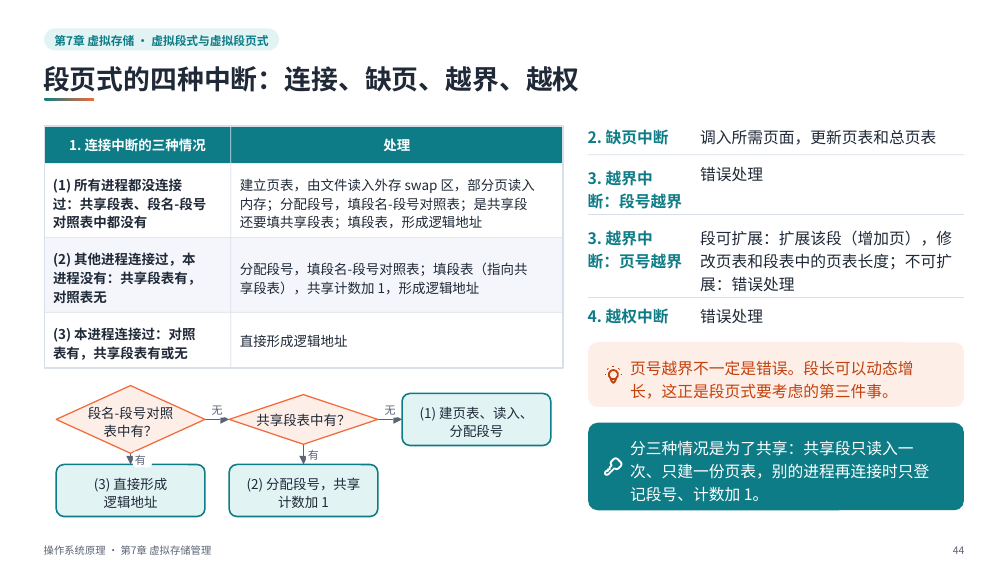
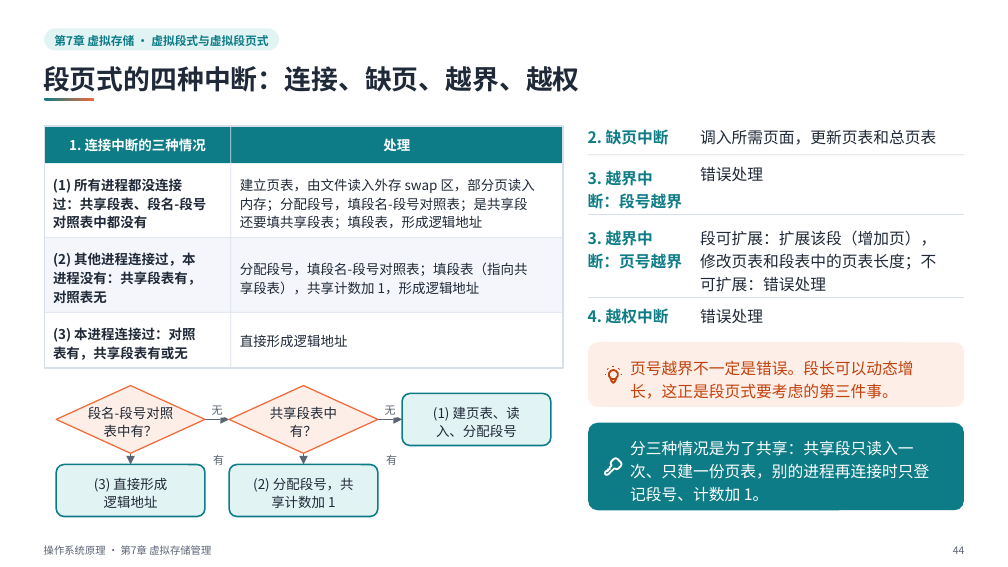
Before and after one commit to sweetcornna/JLU-remake, a slide deck: slide 44 of 大二下/操作系统原理/重制版PPT/第7章 虚拟存储管理（重制版）.pptx. Drawn at 1008x567 pixels with LibreOffice and Linux fonts; fonts in the diff are those of the drawing. Boxes give left, top, right and bottom in pixels: in the first picture for what was removed or moved away, otherwise in the second. Text is boxed around its words. In the diff, an @@ line names an element or a change of style, - is before the commit and + after.

```diff
--- a/大二下/操作系统原理/重制版PPT/第7章 虚拟存储管理（重制版）.pptx
+++ b/大二下/操作系统原理/重制版PPT/第7章 虚拟存储管理（重制版）.pptx
@@ text at (x1=700, y1=230, x2=936, y2=292): spaces changed @@
-段可扩展：扩展该段（增加页），修
-改页表和段表中的页表长度；不可扩
-展：错误处理
+段可扩展：扩展该段（增加页），
+修改页表和段表中的页表长度；不
+可扩展：错误处理
@@ freeform shape resized from (x1=229, y1=395, x2=378, y2=445) to (x1=229, y1=386, x2=378, y2=454) @@
@@ text at (x1=270, y1=406, x2=337, y2=437): text changed @@
-共享段表中有？
+共享段表中
+有？
@@ text at (x1=433, y1=406, x2=520, y2=437): spaces changed @@
-(1) 建页表、读入、
-分配段号
+(1) 建页表、读
+入、分配段号
@@ rounded rectangle moved from (x1=133, y1=451, x2=152, y2=467) to (x1=209, y1=451, x2=228, y2=467) @@
@@ text "有" moved from (x1=135, y1=455, x2=146, y2=465) to (x1=213, y1=455, x2=224, y2=465) @@
@@ text at (x1=253, y1=477, x2=354, y2=508): spaces changed @@
-(2) 分配段号，共享
-计数加 1
+(2) 分配段号，共
+享计数加 1
@@ freeform shape resized from (x1=303, y1=445, x2=304, y2=456) to (x1=303, y1=454, x2=304, y2=456) @@
@@ rounded rectangle moved from (x1=306, y1=447, x2=325, y2=463) to (x1=383, y1=451, x2=402, y2=467) @@
@@ text "有" moved from (x1=308, y1=450, x2=319, y2=460) to (x1=386, y1=455, x2=397, y2=465) @@
```
Also in this commit, not shown: 43 other slides changed, 4 other files.
